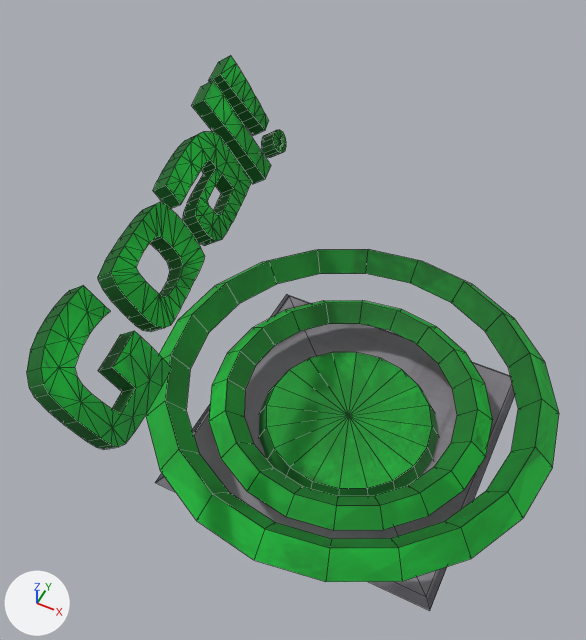
What one commit did to the FBX model Assets/Hamster/RawAssets/goal_tile.fbx.
The view is the same before and after, from a 50 mm camera at (0.0114, -0.0317, 0.0492) aimed at (-0.0033, -0.0021, 0.0123). Arrows for +X, +Y and +Z are at lower left; the lights stay in place. Both versions are drawn at frame 2 of the action 'Take 001'; the numbers are the values there. Mesh edges are drawn as thin lines.

Objects in the first picture: 'goal_target', 'goal_tile', 'goal_type', 'target_circle1', 'target_circle2'.
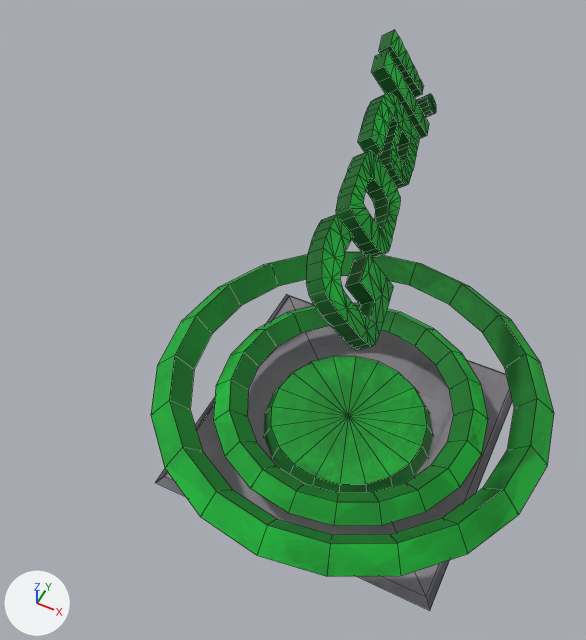
Edits to the bpy script that builds the scene:
```text
Change me_mesh_004:
    where me_mesh_004.from_pydata(...)  # 406 vertices, 610 faces; spans x -1.44..1.44, y 1.59..2.35, z -0.07..0.04
    used by ob_goal_type; parent = ob_goal_grp; location = (0.0, 0.0, 0.0); rotation_euler = (-0.611, 1.733, 0.0), in degrees (-35, 99, 0)
    me_mesh_004 part 1: the whole mesh is moved by (0.0, -1.97, 0.01)
Change ob_target_circle1:
    ob_target_circle1.scale: (1.3, 1.3, 1.3) -> (1.26, 1.26, 1.26)
Change ob_target_circle2:
    ob_target_circle2.scale: (1.2, 1.2, 1.2) -> (1.17, 1.17, 1.17)
Change ob_goal_type:
    ob_goal_type.location: (0.0, 0.0, 0.0) -> (0.0, 2.18, -0.157)
    ob_goal_type.rotation_euler: (-0.611, 1.733, 0.0) -> (-0.611, 1.781, 0.0)  # degrees (-35, 99, 0) -> degrees (-35, 102, 0)
    ob_goal_type.scale: (1.0, 1.0, 1.0) -> (0.75, 0.75, 0.75)
Change ob_goal_target:
    ob_goal_target.scale: (1.5, 1.5, 1.5) -> (1.41, 1.41, 1.41)
```

Changed parts and their boxes [x1, y1, x2, y2] in the pictures (586 x 640 px):
'goal_type', moved, turned, rescaled
    before: [27, 55, 286, 449]
    after: [306, 29, 436, 350]
'target_circle2', rescaled
    before: [146, 249, 559, 582]
    after: [151, 252, 554, 576]
'target_circle1', rescaled
    before: [209, 300, 493, 530]
    after: [213, 303, 488, 526]
'goal_target', rescaled
    before: [259, 352, 438, 496]
    after: [264, 356, 433, 493]
